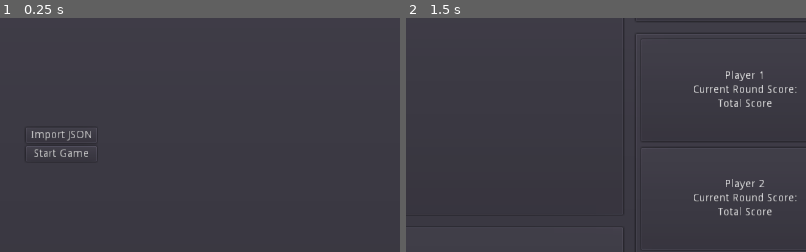
Above: before the commit, frames 1-2 (left to right).
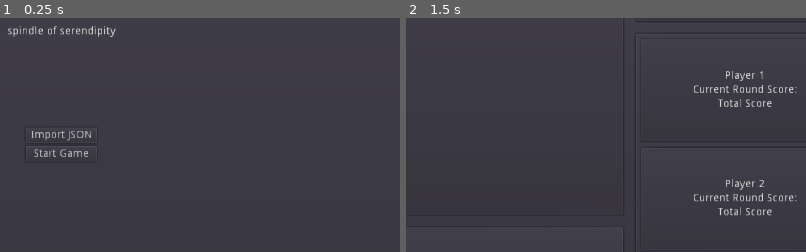
Above: after the commit, the same moments.

Repository: zacryol/spindle-of-serendipity
Game: Godot game, scene res://game/menus/MainMenu.tscn
Two runs of this game, one before a commit and one after it. Both use one fixed random seed, a clock stepped at 60 frames per second and the inputs below.
Inputs:
- Up to frame 1 (0.25 s): no input
- Up to frame 2 (1.5 s): click "Start Game" at 0.5 s; click "Q" at 1.25 s
The pictures show only the part of the screen within x 42-92%, y 23-73%; the shares and areas given below are measured in that part.

The runs differ from the first frame. In frame 1, 0.4% of the frame differs, in the area x 2-29%, y 3-9%; in frame 2, nothing differs.
Error in both runs: Division By Zero in operator '%'. (res://system/singletons/EntryManager.gd:20)

Commit message:
Added Title to main menu

Diff:
--- a/game/menus/MainMenu.tscn
+++ b/game/menus/MainMenu.tscn
@@ -54,6 +54,18 @@
 filters = PoolStringArray( "*.json" )
 current_dir = "/home/zach/Documents/godot/spindle-of-serendipity"
 current_path = "/home/zach/Documents/godot/spindle-of-serendipity/"
+
+[node name="Label" type="Label" parent="."]
+anchor_left = 0.5
+anchor_right = 0.5
+margin_left = -69.5
+margin_top = 150.0
+margin_right = 69.5
+margin_bottom = 14.0
+text = "spindle of serendipity"
+__meta__ = {
+"_edit_use_anchors_": false
+}
 [connection signal="pressed" from="VBoxContainer/ImportButton" to="." method="_on_ImportButton_pressed"]
 [connection signal="pressed" from="VBoxContainer/StartButton" to="." method="_on_StartButton_pressed"]
 [connection signal="files_selected" from="FileDialog" to="." method="_on_FileDialog_files_selected"]
